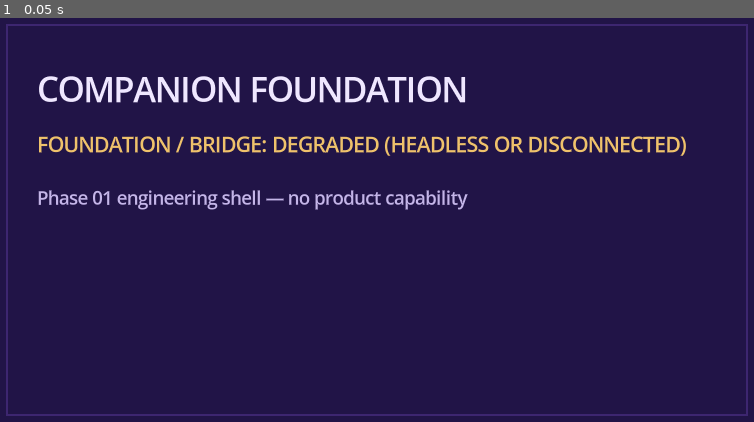
Above: before the commit, frame 1.
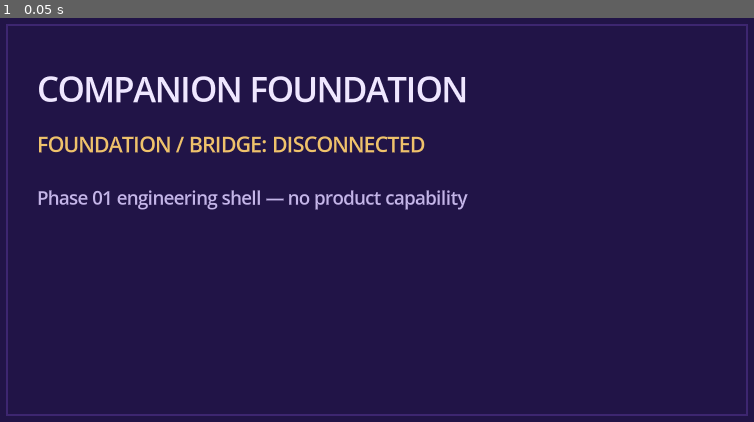
Above: after the commit, the same moment.

Repository: SketchOTP/companion
Game: Godot game, scene res://main.tscn
Same seed, same stepped clock (60 frames per second), same inputs: the game is played once before the commit and once after it.
Inputs:
- Up to frame 1 (0.05 s): no input

The runs differ from the first frame. In frame 1, 1.2% of the frame differs, in the area x 38-91%, y 29-35%.

Commit message:
feat: implement resident phase 01 foundation
Add resident supervisor and role binaries, direct-care process transport, exact-source SQLite FFI, fail-closed XDG storage, schema/type crosswalks, live health, deterministic bootstrap, and bounded evidence scripts. Keep later-phase capability and full soak explicitly unqualified.

Diff:
--- /dev/null
+++ b/godot/display_topology.gd
@@ -0,0 +1,19 @@
+class_name FoundationDisplayTopology
+extends RefCounted
+
+## Injectable display topology for headless tests. It only carries geometry;
+## no desktop screenshots or media are captured.
+var screens: Array[Rect2i] = []
+
+func _init(rects: Array[Rect2i] = []) -> void:
+	screens = rects
+
+func target(index: int, fallback: Rect2i) -> Rect2i:
+	if index >= 0 and index < screens.size():
+		return screens[index]
+	return fallback
+
+func clamp_window(position: Vector2i, size: Vector2i, area: Rect2i, minimum: Vector2i, maximum: Vector2i) -> Dictionary:
+	var bounded_size := Vector2i(clamp(size.x, minimum.x, min(maximum.x, area.size.x)), clamp(size.y, minimum.y, min(maximum.y, area.size.y)))
+	var bounded_position := Vector2i(clamp(position.x, area.position.x, area.end.x - bounded_size.x), clamp(position.y, area.position.y, area.end.y - bounded_size.y))
+	return {"position": bounded_position, "size": bounded_size}
--- a/godot/foundation.gd
+++ b/godot/foundation.gd
@@ -1,13 +1,58 @@
 extends Control
+const DisplayTopology = preload("res://display_topology.gd")
+var topology := DisplayTopology.new()
 
 ## Neutral, non-production Phase 01 habitat placeholder.
 ## It reports foundation connectivity only; no organism, media, or care logic.
-var status := "FOUNDATION / BRIDGE: DEGRADED (HEADLESS OR DISCONNECTED)"
+enum BridgeState { CONNECTING, CONNECTED, DEGRADED, DISCONNECTED, INCOMPATIBLE }
+var bridge_state: BridgeState = BridgeState.CONNECTING
+var status := "FOUNDATION / BRIDGE: CONNECTING"
+var target_screen := 0
+var min_size := Vector2i(320, 180)
+var max_size := Vector2i(1366, 768)
+var reconnect_attempts := 0
 
 func _ready() -> void:
 	set_process(true)
 	_restore_geometry()
+	_apply_screen_policy()
+	_poll_bridge()
 	queue_redraw()
+
+func _process(_delta: float) -> void:
+	_poll_bridge()
+	queue_redraw()
+
+func _poll_bridge() -> void:
+	# The bridge handshake is local and versioned. A missing bridge is an
+	# explicit degraded state; it never fabricates a connected product state.
+	var marker := "user://foundation_bridge_v1.json"
+	if not FileAccess.file_exists(marker):
+		bridge_state = BridgeState.DISCONNECTED
+		status = "FOUNDATION / BRIDGE: DISCONNECTED"
+		return
+	var file := FileAccess.open(marker, FileAccess.READ)
+	var parsed = JSON.parse_string(file.get_as_text()) if file else null
+	if parsed is Dictionary and parsed.get("protocol") == "companion-foundation-v1":
+		bridge_state = BridgeState.CONNECTED
+		status = "FOUNDATION / BRIDGE: CONNECTED"
+		reconnect_attempts = 0
+	else:
+		bridge_state = BridgeState.INCOMPATIBLE
+		status = "FOUNDATION / BRIDGE: INCOMPATIBLE"
+
+func _apply_screen_policy() -> void:
+	var screens := DisplayServer.get_screen_count()
+	if screens <= target_screen:
+		bridge_state = BridgeState.DEGRADED
+		status = "FOUNDATION / BRIDGE: DEGRADED (TARGET DISPLAY ABSENT)"
+		return
+	var area := DisplayServer.screen_get_usable_rect(target_screen)
+	var position := DisplayServer.window_get_position()
+	var size := DisplayServer.window_get_size()
+	var bounded := topology.clamp_window(position, size, area, min_size, max_size)
+	DisplayServer.window_set_size(bounded["size"])
+	DisplayServer.window_set_position(bounded["position"])
 
 func _notification(what: int) -> void:
 	if what == NOTIFICATION_WM_CLOSE_REQUEST:
Not shown, changed: .agent/CURRENT.md
Not shown, changed: .agent/DIRECTIVES.md
Not shown, changed: .agent/INDEX.md
Not shown, changed: .agent/LEARNINGS.md
Not shown, changed: .agent/OUTCOMES.md
Not shown, changed: .agent/RECORD.md
Not shown, changed: .agent/tasks/active/COMPANION-P01-FOUNDATION-001/CI_PROVENANCE.md
Not shown, changed: .agent/tasks/active/COMPANION-P01-FOUNDATION-001/CONTRACTS_AND_CANONICALIZATION.md
Not shown, changed: .agent/tasks/active/COMPANION-P01-FOUNDATION-001/EVIDENCE.md
Not shown, changed: .agent/tasks/active/COMPANION-P01-FOUNDATION-001/GODOT_HABITAT.md
Not shown, changed: .agent/tasks/active/COMPANION-P01-FOUNDATION-001/HANDOFF.md
Not shown, changed: .agent/tasks/active/COMPANION-P01-FOUNDATION-001/HEALTH_OBSERVABILITY.md
(and 37 more such lines)
